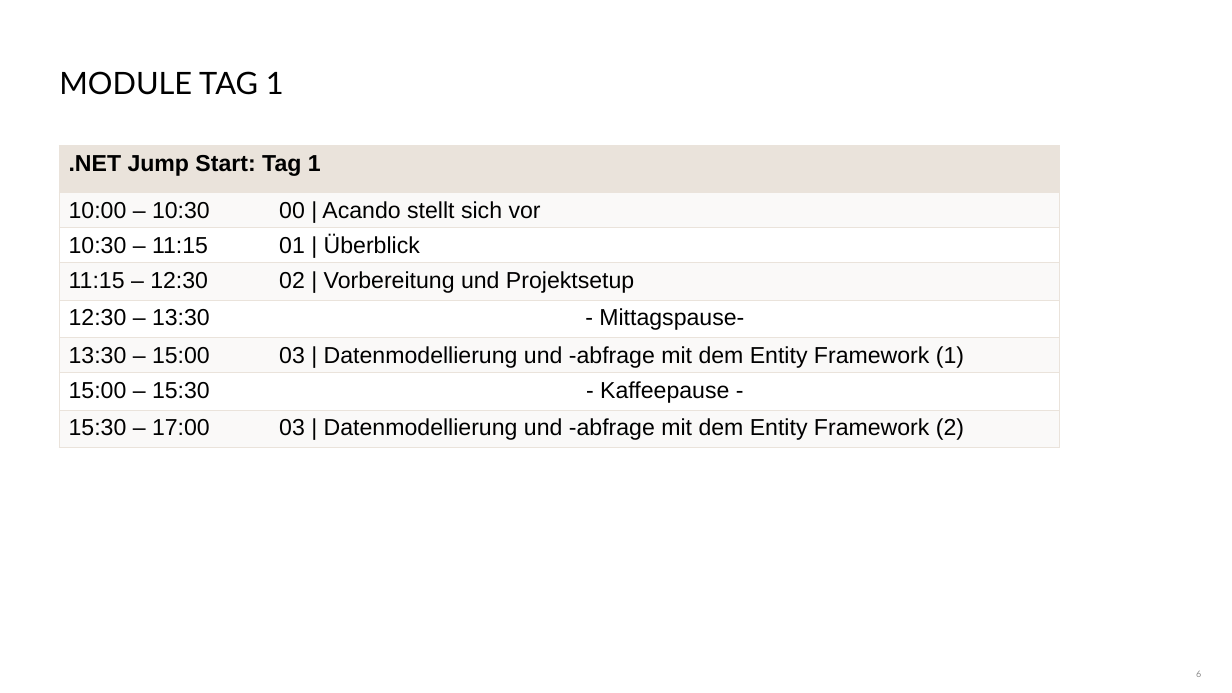
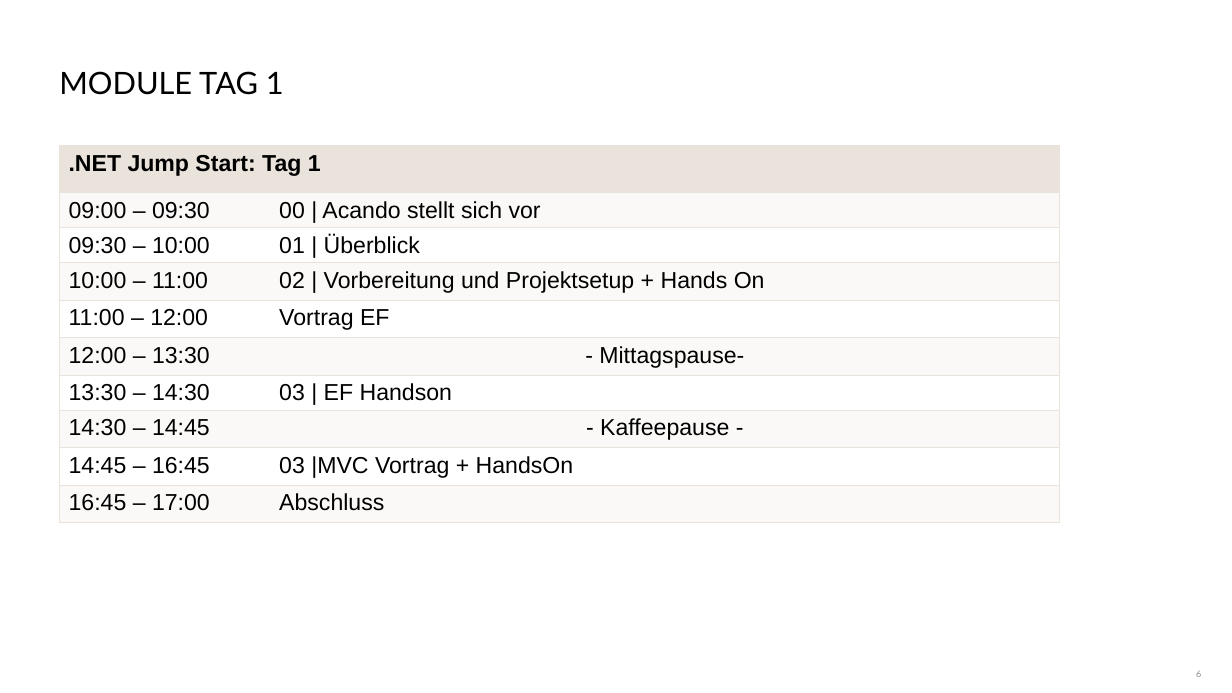
Before and after one commit to danielbeckmann/DotNETJumpStart, a slide deck: slide 6 of 01. Überblick/Überblick Workshop.pptx. Drawn at 1232x693 pixels with LibreOffice and Linux fonts; fonts in the diff are those of the drawing; background and template pictures are left out. Boxes give left, top, right and bottom in pixels: in the first picture for what was removed or moved away, otherwise in the second. Text is boxed around its words. In the diff, an @@ line names an element or a change of style, - is before the commit and + after.

Commit message:
Updated timetable

```diff
--- a/01. Überblick/Überblick Workshop.pptx
+++ b/01. Überblick/Überblick Workshop.pptx
@@ table at (x1=59, y1=146, x2=1060, y2=539) @@
-row 2: 10:00 – 10:30 | 00 | Acando stellt sich vor
-row 3: 10:30 – 11:15 | 01 | Überblick
-row 4: 11:15 – 12:30 | 02 | Vorbereitung und Projektsetup
-row 5: 12:30 – 13:30 | - Mittagspause-
-row 6: 13:30 – 15:00 | 03 | Datenmodellierung und -abfrage mit dem Entity Framework (1)
-row 7: 15:00 – 15:30 | - Kaffeepause -
-row 8: 15:30 – 17:00 | 03 | Datenmodellierung und -abfrage mit dem Entity Framework (2)
+row 2: 09:00 – 09:30 | 00 | Acando stellt sich vor
+row 3: 09:30 – 10:00 | 01 | Überblick
+row 4: 10:00 – 11:00 | 02 | Vorbereitung und Projektsetup + Hands On
+row 5: 11:00 – 12:00 | Vortrag EF
+row 6: 12:00 – 13:30 | - Mittagspause-
+row 7: 13:30 – 14:30 | 03 | EF Handson
+row 8: 14:30 – 14:45 | - Kaffeepause -
+row 9: 14:45 – 16:45 | 03 |MVC Vortrag + HandsOn
+row 10: 16:45 – 17:00 | Abschluss
```
